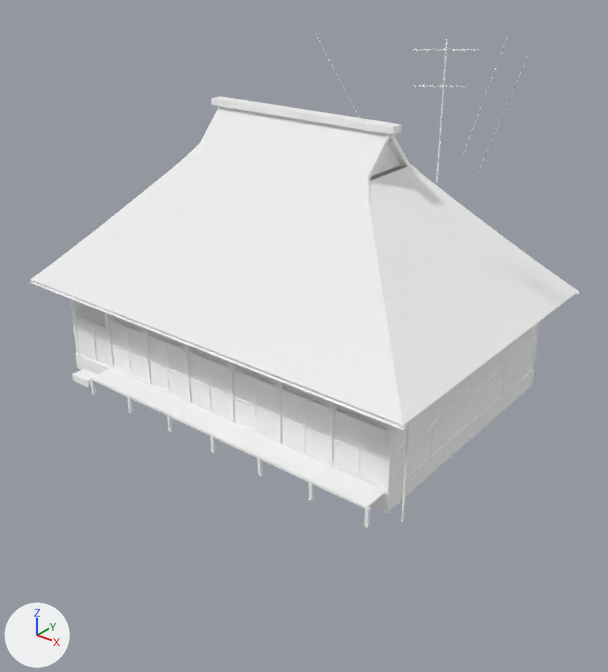
Two versions of the glTF model public/assets/models/architecture/minka-totan_1.glb, one commit apart.
Before and after are seen from a 50 mm lens placed at (16.0, -19.9, 13.9), pointed at (2.2, -2.6, 3.2). Every picture has the same lights, and +X, +Y and +Z are marked at lower left. The picture after the commit comes second. Where no turn or scale is listed for an object, it has been applied to the vertices. Vertices at exactly the same position are counted once.

In view in the first picture: 'minka-totan_1'.
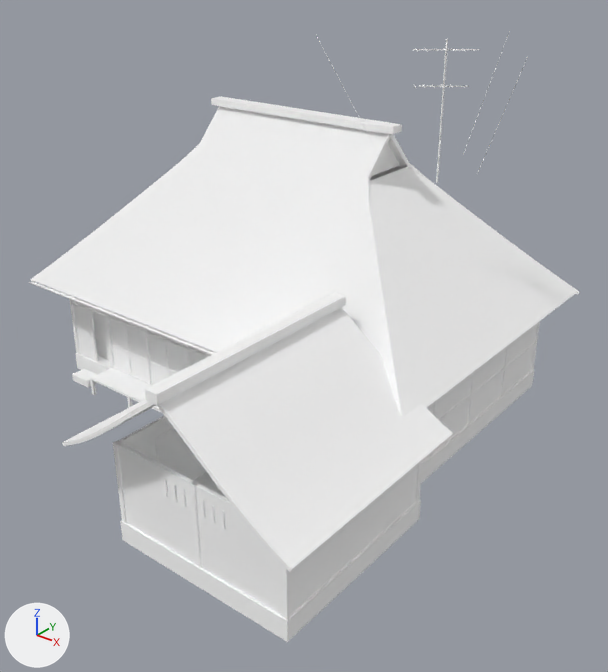
Where the newer file only moved an object's origin or applied its transform, the numbers keep the older frame.

Diff of the bpy script that builds the scene:
```diff
--- a/public/assets/models/architecture/minka-totan_1.glb.py
+++ b/public/assets/models/architecture/minka-totan_1.glb.py
@@ me_minka_totan_1 @@
-me_minka_totan_1.from_pydata(...)  # 2253 vertices, 3990 faces; spans x -7.5..7.5, y -5.3..5.3, z -5.7..5.7
+me_minka_totan_1.from_pydata(...)  # 2558 vertices, 4522 faces; spans x -7.5..7.9, y -10.4..5.3, z -5.7..5.7
+# me_minka_totan_1 part 1: a new loose piece, a box spanning x 1.66..7.06, y -9.5..-4.1, z -5.68..-5.08, in mat_stone_granite (white #ffffff)
+# me_minka_totan_1 part 2: a new loose piece, a box spanning x -6.66..6.19, y -4.39..-4.23, z -3.25..-3.13, in mat_wood_frame (white #ffffff)
+# me_minka_totan_1 part 3: a new loose piece, a box spanning x 1.69..1.84, y -9.48..-9.32, z -5.08..-2.78, in mat_wood_frame (white #ffffff)
+# me_minka_totan_1 part 4: a new loose piece, a box spanning x 4.29..4.44, y -9.48..-9.32, z -5.08..-2.78, in mat_wood_frame (white #ffffff)
+# me_minka_totan_1 part 5: a new loose piece, a box spanning x 6.89..7.04, y -4.28..-4.13, z -5.08..-2.78, in mat_wood_frame (white #ffffff)
+# me_minka_totan_1 part 6: a new loose piece, a box spanning x 6.89..7.04, y -9.48..-9.32, z -5.08..-2.78, in mat_wood_frame (white #ffffff)
+# me_minka_totan_1 part 7: a new loose piece, a box spanning x 3.442..3.482, y -9.485..-9.435, z -3.505..-3.055, in mat_wood_frame (white #ffffff)
+# me_minka_totan_1 part 8: a new loose piece, a box spanning x 3.742..3.782, y -9.485..-9.435, z -3.505..-3.055, in mat_wood_frame (white #ffffff)
+# me_minka_totan_1 part 9: a new loose piece, a box spanning x 4.042..4.082, y -9.485..-9.435, z -3.505..-3.055, in mat_wood_frame (white #ffffff)
+# me_minka_totan_1 part 10: a new loose piece, a box spanning x 4.642..4.682, y -9.485..-9.435, z -3.505..-3.055, in mat_wood_frame (white #ffffff)
+# me_minka_totan_1 part 11: a new loose piece, a box spanning x 4.942..4.982, y -9.485..-9.435, z -3.505..-3.055, in mat_wood_frame (white #ffffff)
+# me_minka_totan_1 part 12: a new loose piece, a box spanning x 5.242..5.282, y -9.485..-9.435, z -3.505..-3.055, in mat_wood_frame (white #ffffff)
+# me_minka_totan_1 part 13: a new loose piece, a box spanning x 1.76..6.96, y -9.45..-9.35, z -5.08..-2.78, in mat_wood_siding (white #ffffff)
+# me_minka_totan_1 part 14: a new loose piece, a box spanning x -6.588..-4.86, y -4.03..-3.97, z -5.68..-3.231, in mat_interior_dark (white #ffffff)
+# me_minka_totan_1 part 15: the loose piece of 8 vertices spanning x -6.6..-4.9, y -4.3..-4.2, z -5.7..-3.7 is turned 90 degrees about the z axis through its middle and scaled by 0.989, then moved by (7.5, -3.1, 0.5), in mat_interior_dark (white #ffffff)
+# me_minka_totan_1 part 16: a new loose piece, a box spanning x 4.19..4.54, y -10.4..-4.1, z -0.28..-0.03, in mat_roof_tin_blue (white #ffffff)
+# me_minka_totan_1 part 17: a new loose piece of 129 vertices spanning x 0.9..7.9, y -10.3..-4.2, z -2.8..-0.2
+# me_minka_totan_1 part 18: 34 vertices moved from x -6.5..6.2, y -5.2..-4.3, z -5.7..-3.7 to x -6.5..6.2, y -5.2..-4.3, z -5.7..-3.3; 28 vertices removed from x -4.9..6.2, y -5.1, z -5.7..-5.1; 60 vertices added at x -6.6..7.0, y -9.4..-4.2, z -5.7..-2.4
+# other edits to the shape of me_minka_totan_1 do not show in these pictures
 me_minka_totan_1.materials.append(mat_stone_granite)
+me_minka_totan_1.materials.append(mat_wood_frame)  # white #ffffff
+me_minka_totan_1.materials.append(mat_wood_siding)  # white #ffffff
+me_minka_totan_1.materials.append(mat_plaster_white)  # white #ffffff
+me_minka_totan_1.materials.append(mat_wood_dark)  # white #ffffff
+me_minka_totan_1.materials.append(mat_wood_old)  # white #ffffff
+me_minka_totan_1.materials.append(mat_interior_dark)  # white #ffffff
+me_minka_totan_1.materials.append(mat_glass)  # white #ffffff
+me_minka_totan_1.materials.append(mat_aluminium)  # white #ffffff
+me_minka_totan_1.materials.append(mat_interior_lit)  # white #ffffff
+me_minka_totan_1.materials.append(mat_wood_planks)  # white #ffffff
+me_minka_totan_1.materials.append(mat_roof_tin_blue)  # white #ffffff
+me_minka_totan_1.materials.append(mat_roof_soffit)  # white #ffffff
+me_minka_totan_1.materials.append(mat_metal_grey)  # white #ffffff
+me_minka_totan_1.materials.append(mat_metal_dark)  # white #ffffff
```

Location of each change, [x1, y1, x2, y2] in pixels of the pictures (608 x 672 px; the box of a moved part takes in the faces that stretch with it):
'minka-totan_1', reshaped (23% taller)
    before: [29, 31, 579, 528]
    after: [29, 31, 579, 642]
part 1 of me_minka_totan_1, added
    after: [120, 472, 421, 642]
part 2 of me_minka_totan_1, added
    after: [70, 302, 209, 359]
part 3 of me_minka_totan_1, added
    after: [113, 440, 127, 523]
part 4 of me_minka_totan_1, added
    after: [190, 481, 201, 568]
part 5 of me_minka_totan_1, added (mostly hidden)
    after: [416, 461, 422, 503]
part 6 of me_minka_totan_1, added
    after: [281, 563, 291, 620]
part 7 of me_minka_totan_1, added
    after: [164, 479, 168, 497]
part 8 of me_minka_totan_1, added
    after: [173, 484, 177, 502]
part 9 of me_minka_totan_1, added
    after: [183, 489, 186, 507]
part 10 of me_minka_totan_1, added
    after: [202, 500, 205, 517]
part 11 of me_minka_totan_1, added
    after: [212, 505, 215, 523]
part 12 of me_minka_totan_1, added
    after: [222, 510, 225, 528]
part 13 of me_minka_totan_1, added
    after: [116, 442, 282, 616]
part 14 of me_minka_totan_1, added
    after: [92, 314, 110, 361]
part 15 of me_minka_totan_1, moved or reshaped
    before: [76, 316, 111, 367]
    after: [155, 427, 207, 480]
part 16 of me_minka_totan_1, added
    after: [145, 293, 346, 405]
part 17 of me_minka_totan_1, added
    after: [62, 308, 453, 572]
part 18 of me_minka_totan_1, moved or reshaped
    before: [76, 318, 370, 528]
    after: [73, 297, 418, 615]
